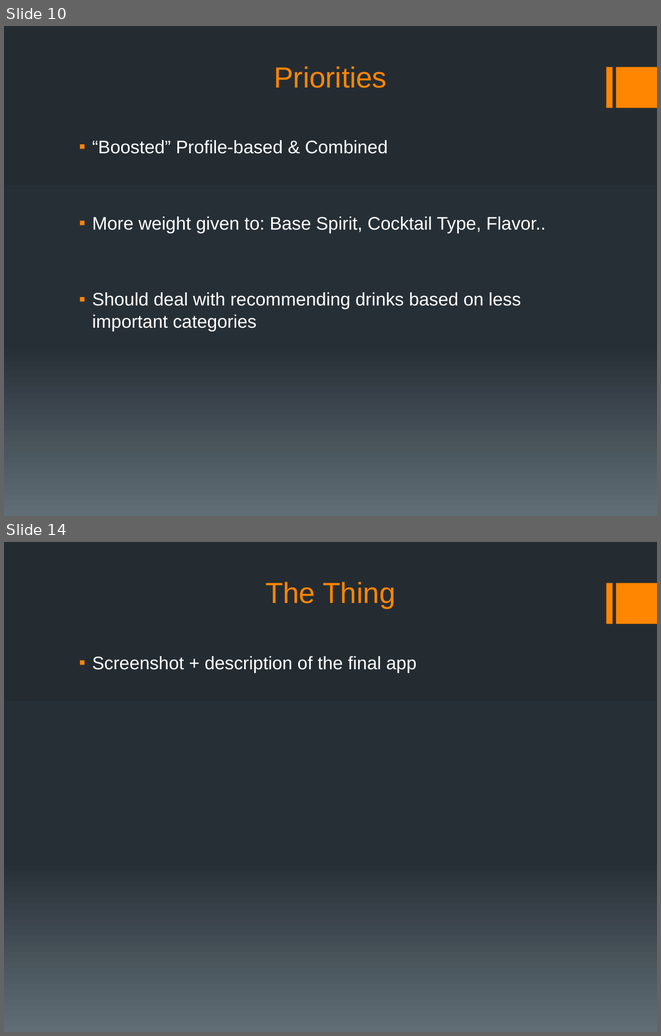
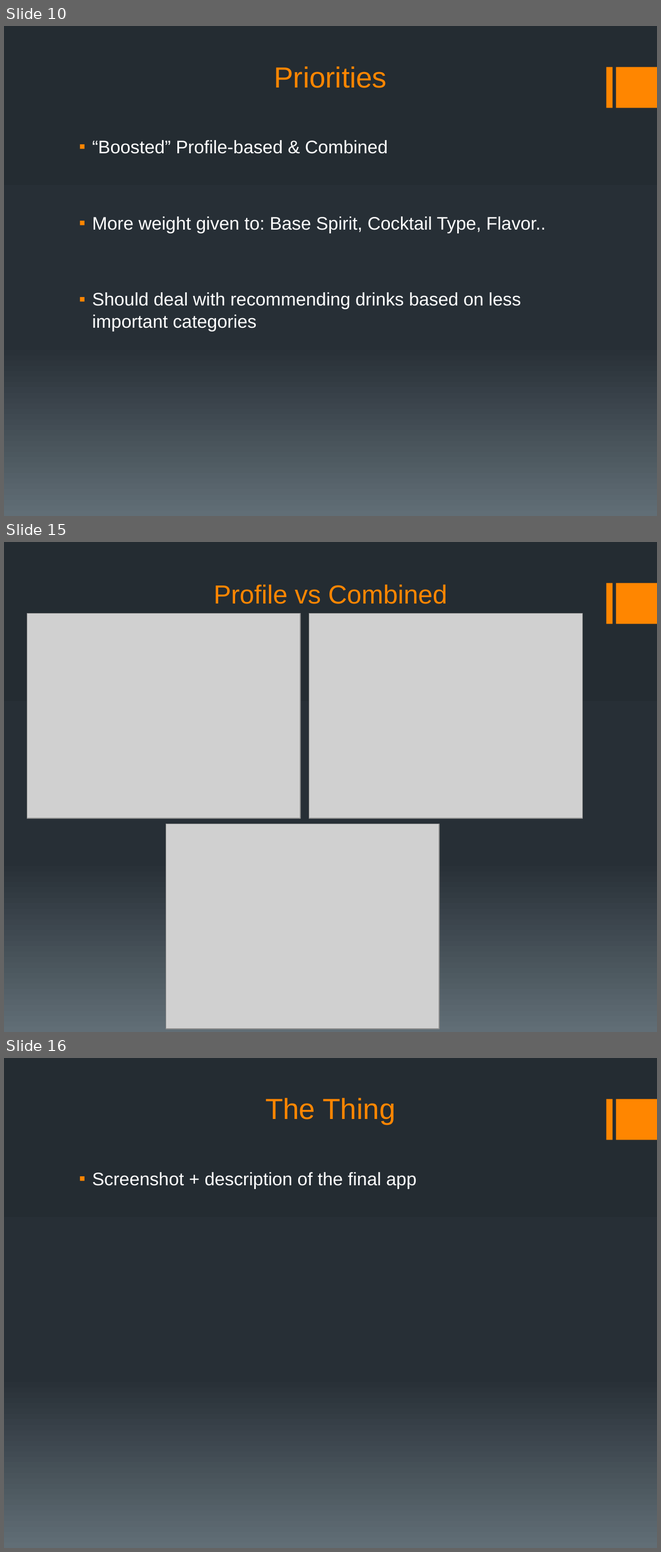
Before and after one commit to Midoriii/Cocktail-Recommender, a slide deck: cocktails.pptx. Shown one above the other, each under a label of ours: slides 10 and 14 before the commit, slides 10, 15 and 16 after it; the slides between them are not shown. The pictures are 661x1036 and 661x1552 pixels, drawn with LibreOffice and Linux fonts; fonts in the diff are those of the drawing; grey boxes stand for pictures. Boxes give left, top, right and bottom in pixels: in the first picture for what was removed or moved away, otherwise in the second. Text is boxed around its words. In the diff, an @@ line names an element or a change of style, - is before the commit and + after.

```diff
--- a/cocktails.pptx
+++ b/cocktails.pptx
@@ slide 15 added at [4,542,657,1032], background gradient #242C33 to #273037 to #636D76; not listed: 2 template elements that a slide beside it also shows @@
@@ title added at [214,584,448,604], 28.8 pt, text #FF8600 @@
+Profile vs Combined
@@ picture added at [27,613,300,818] @@
@@ picture added at [309,613,582,818] @@
@@ picture added at [166,823,439,1029] @@
@@ what was slide 14 is now slide 16 @@
```
Also in this commit, not shown: 3 slides changed, 3 other slides added, 2 slides removed, 2 other files.
